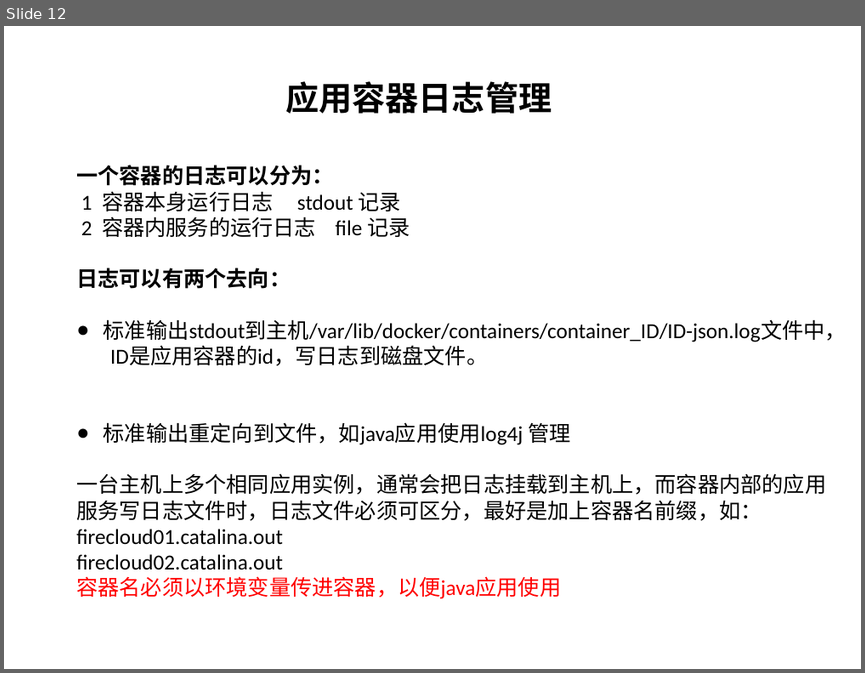
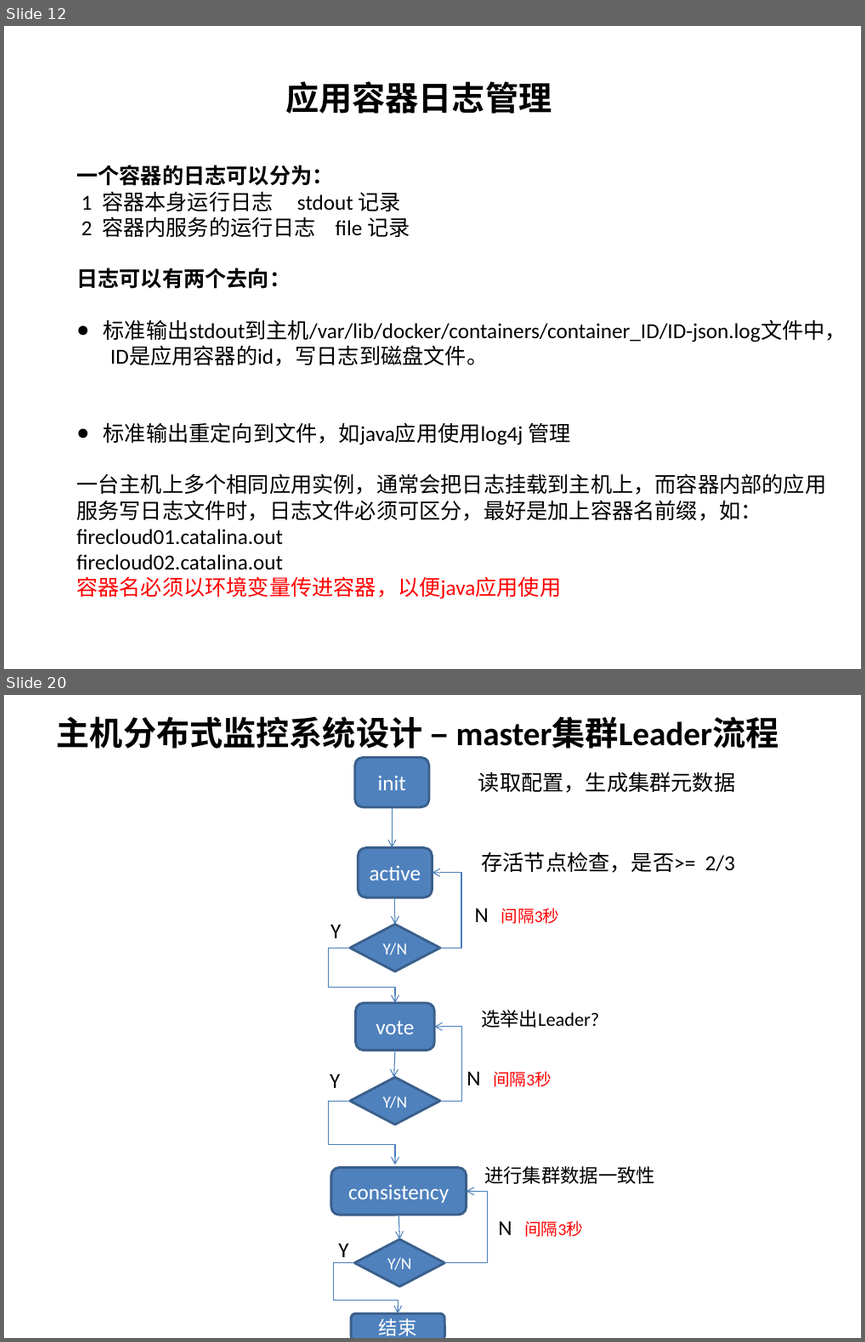
Before and after one commit to wsyx123/firecloud-server, a slide deck: description/firecloud-architecture.pptx. Shown one above the other, each under a label of ours: slide 12 before the commit, slides 12 and 20 after it; the slides between them are not shown. The pictures are 865x673 and 865x1342 pixels, drawn with LibreOffice and Linux fonts; fonts in the diff are those of the drawing. Boxes give left, top, right and bottom in pixels: in the first picture for what was removed or moved away, otherwise in the second. Text is boxed around its words. In the diff, an @@ line names an element or a change of style, - is before the commit and + after.

```diff
--- a/description/firecloud-architecture.pptx
+++ b/description/firecloud-architecture.pptx
@@ slide 20 added at [4,695,861,1338], background #FFFFFF @@
@@ text added at [57,716,779,749], 28 pt, text #000000, bold @@
+主机分布式监控系统设计 – master集群Leader流程
@@ rounded rectangle added at [354,758,429,807], fill #4F81BD, outline #3A5F8C 2 pt, 18 pt, text #FFFFFF @@
+init
@@ text added at [478,771,735,793], 18 pt, text #000000 @@
+读取配置，生成集群元数据
@@ arrow added from (392, 807) to (392, 847), #4B7EBC 0.75 pt @@
@@ rounded rectangle added at [358,847,432,897], fill #4F81BD, outline #3A5F8C 2 pt, 18 pt, text #FFFFFF @@
+active
@@ elbow arrow added from (440, 947) to (432, 873), #4B7EBC 0.75 pt @@
@@ text added at [481,851,735,873], 18 pt, text #000000 @@
+存活节点检查，是否>= 2/3
@@ arrow added from (395, 897) to (395, 924), #4B7EBC 0.75 pt @@
@@ text added at [330,924,341,938], 18 pt, text #000000 @@
+Y
@@ diamond added at [350,924,440,971], fill #4F81BD, outline #3A5F8C 2 pt, 14 pt, text #FFFFFF @@
+Y/N
@@ text added at [475,907,559,924], 14 pt, text #FF0000 @@
+N 间隔3秒
@@ elbow arrow added from (350, 947) to (395, 1003), #4B7EBC 0.75 pt @@
@@ rounded rectangle added at [355,1003,434,1049], fill #4F81BD, outline #3A5F8C 2 pt, 18 pt, text #FFFFFF @@
+vote
@@ text added at [481,1009,599,1027], 16 pt, text #000000 @@
+选举出Leader?
@@ arrow added from (395, 1049) to (394, 1077), #4B7EBC 0.75 pt @@
@@ elbow arrow added from (440, 1100) to (434, 1027), #4B7EBC 0.75 pt @@
@@ text added at [330,1073,340,1088], 18 pt, text #000000 @@
+Y
@@ text added at [466,1071,551,1087], 14 pt, text #FF0000 @@
+N 间隔3秒
@@ elbow arrow added from (350, 1100) to (395, 1164), #4B7EBC 0.75 pt @@
@@ diamond added at [350,1077,440,1124], fill #4F81BD, outline #3A5F8C 2 pt, 14 pt, text #FFFFFF @@
+Y/N
@@ rounded rectangle added at [331,1167,466,1214], fill #4F81BD, outline #3A5F8C 2 pt, 18 pt, text #FFFFFF @@
+consistency
@@ text added at [484,1166,655,1184], 16 pt, text #000000 @@
+进行集群数据一致性
@@ elbow arrow added from (444, 1262) to (466, 1191), #4B7EBC 0.75 pt @@
@@ arrow added from (399, 1214) to (400, 1239), #4B7EBC 0.75 pt @@
@@ text added at [498,1220,583,1236], 14 pt, text #FF0000 @@
+N 间隔3秒
@@ text added at [338,1242,348,1257], 18 pt, text #000000 @@
+Y
@@ diamond added at [354,1239,444,1287], fill #4F81BD, outline #3A5F8C 2 pt, 14 pt, text #FFFFFF @@
+Y/N
@@ elbow arrow added from (354, 1262) to (398, 1313), #4B7EBC 0.75 pt @@
@@ rounded rectangle added at [351,1313,444,1338], fill #4F81BD, outline #3A5F8C 2 pt, 16 pt, text #FFFFFF @@
+结束
```
Also in this commit, not shown: 22 other slides added, 25 other files.
